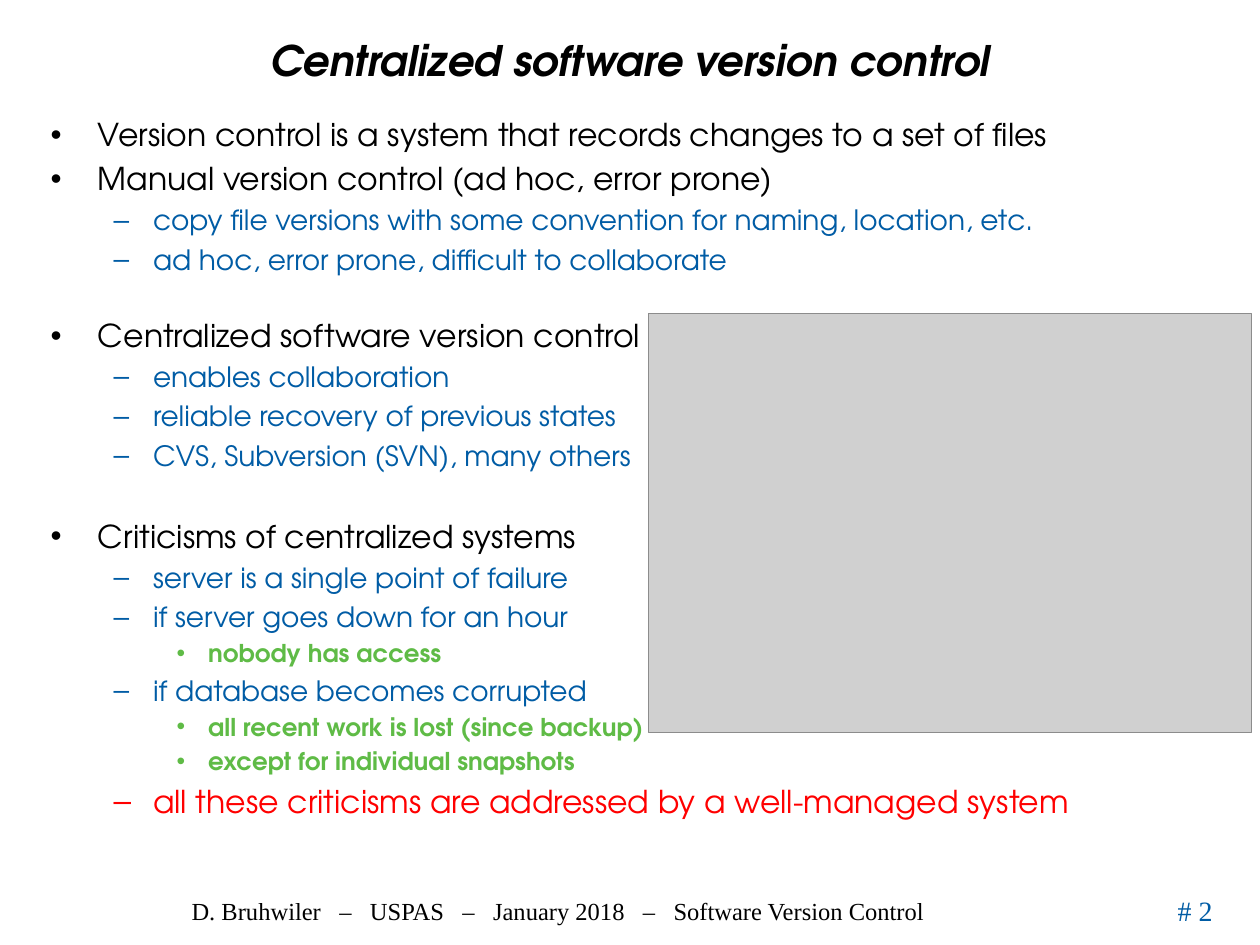
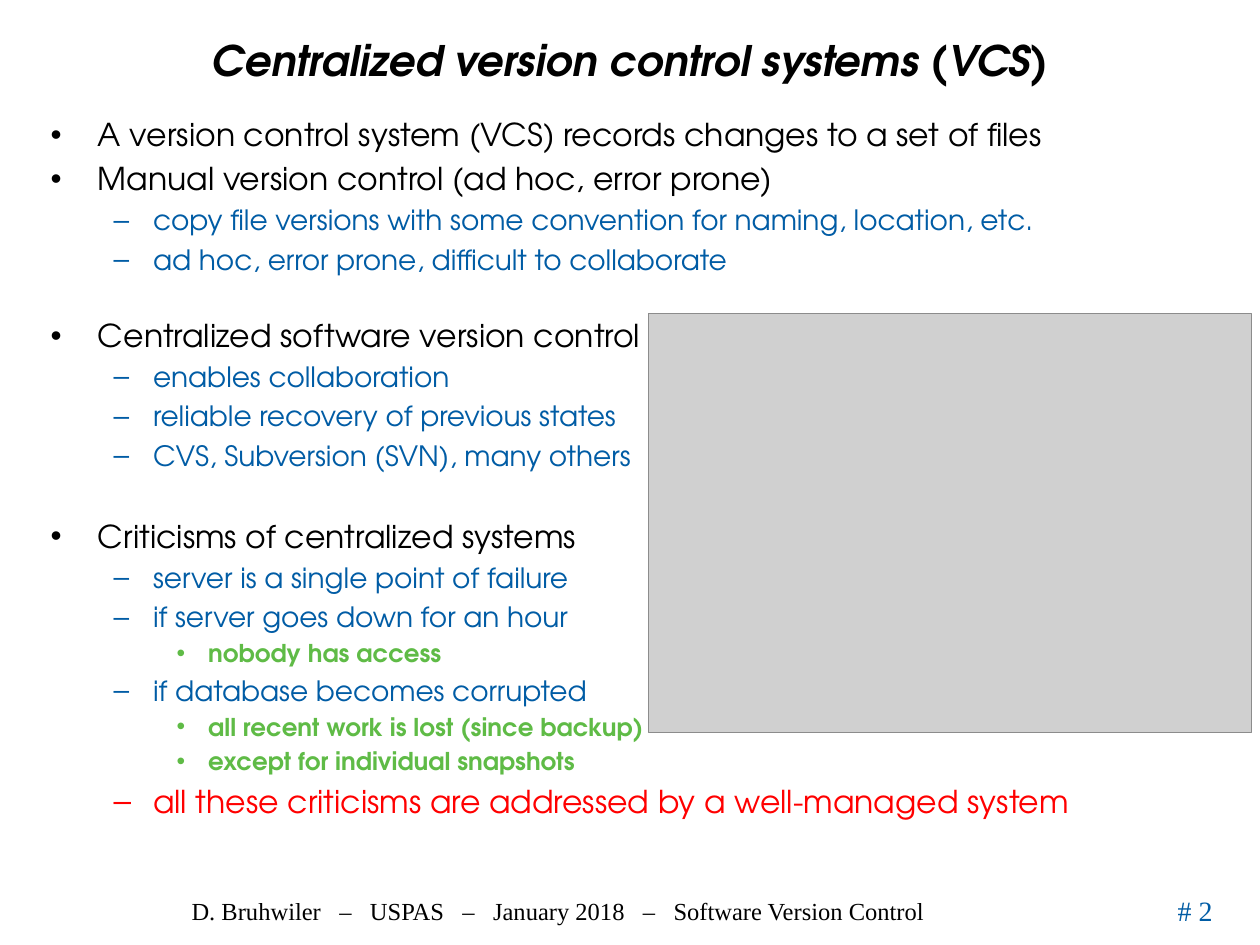
Before and after one commit to uspas/simbeamplasma18, a slide deck: slide 2 of software_version_control/lecture/2018_SoftwareVersionControl_Bruhwiler_USPAS.pptx. Drawn at 1260x945 pixels with LibreOffice and Linux fonts; fonts in the diff are those of the drawing; grey boxes stand for pictures; background and template pictures are left out. Boxes give left, top, right and bottom in pixels: in the first picture for what was removed or moved away, otherwise in the second. Text is boxed around its words. In the diff, an @@ line names an element or a change of style, - is before the commit and + after.

```diff
--- a/software_version_control/lecture/2018_SoftwareVersionControl_Bruhwiler_USPAS.pptx
+++ b/software_version_control/lecture/2018_SoftwareVersionControl_Bruhwiler_USPAS.pptx
@@ title at (x1=212, y1=43, x2=1049, y2=87): text changed @@
-Centralized software version control
+Centralized version control systems (VCS)
@@ text at (x1=98, y1=122, x2=1041, y2=153): text changed @@
-• Version control is a system that records changes to a set of files
+• A version control system (VCS) records changes to a set of files
```
Also in this commit, not shown: 2 other slides changed, 5 slides added, 1 slide removed.
